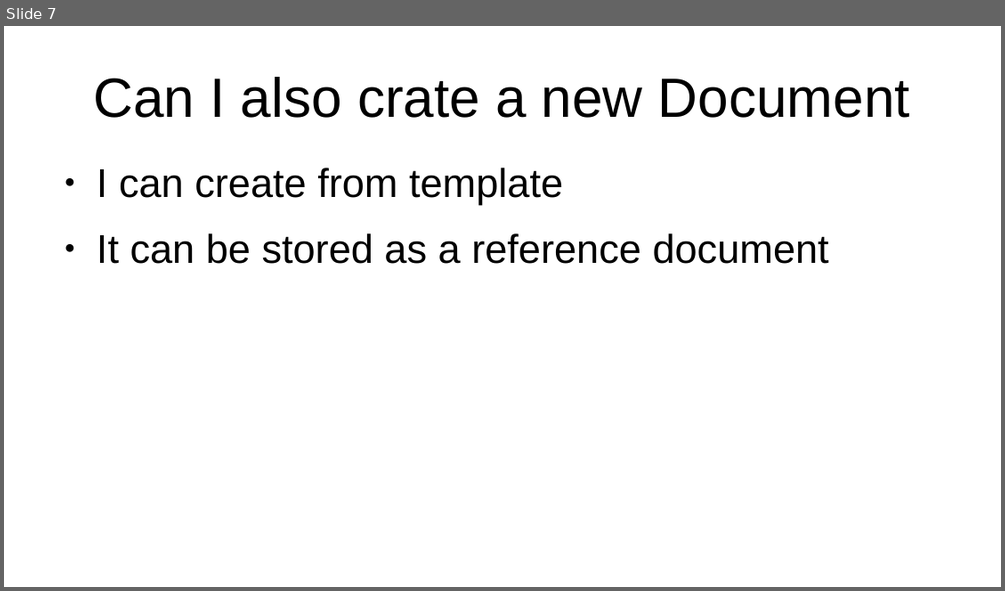
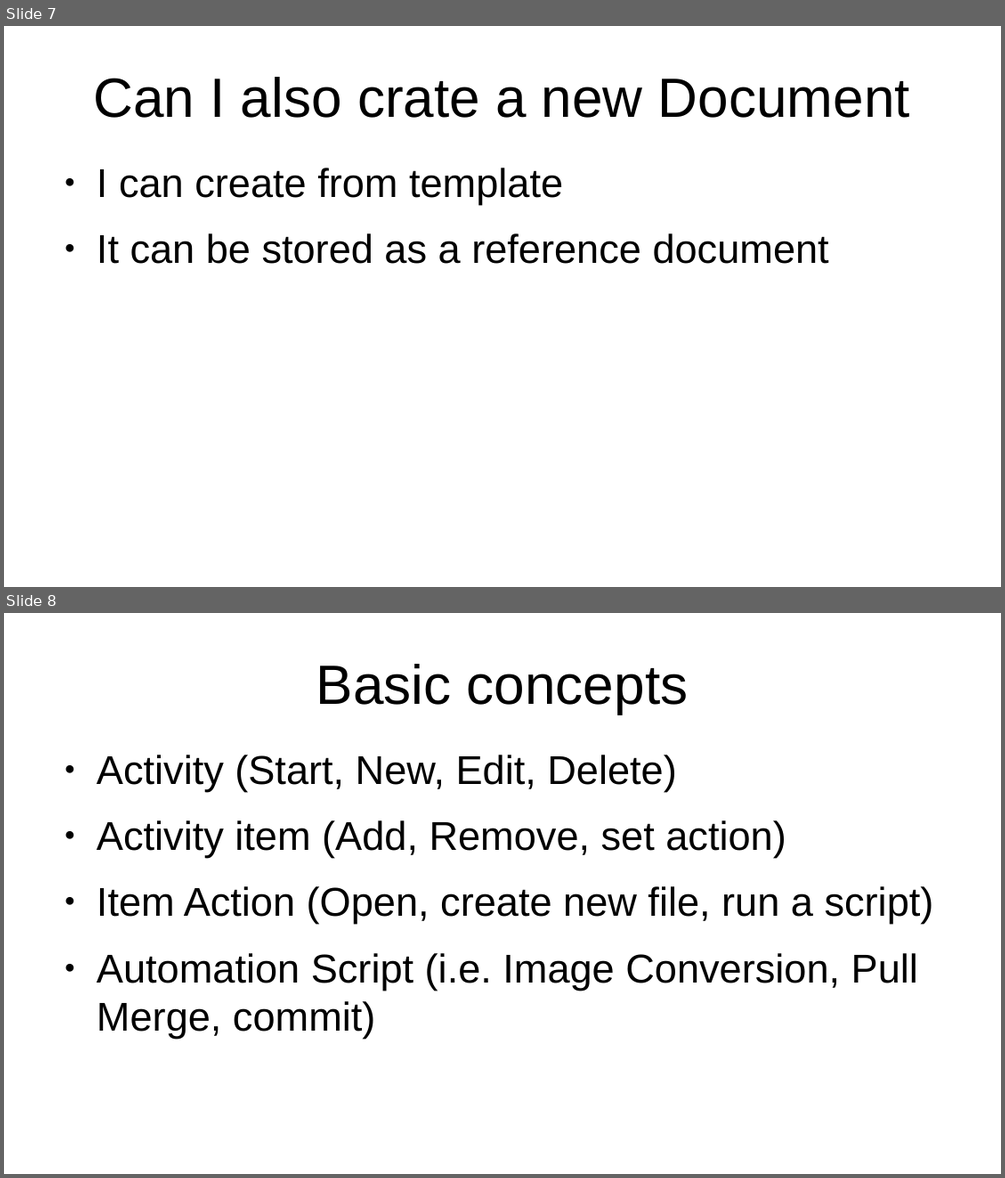
Before and after one commit to g-gualeni/QtWhiteBase, a slide deck: WhiteBase Doc/WhiteBase Stories.odp. Shown one above the other, each under a label of ours: slide 7 before the commit, slides 7 and 8 after it. The pictures are 1005x591 and 1005x1178 pixels, drawn with LibreOffice and Linux fonts; fonts in the diff are those of the drawing. Boxes give left, top, right and bottom in pixels: in the first picture for what was removed or moved away, otherwise in the second. Text is boxed around its words. In the diff, an @@ line names an element or a change of style, - is before the commit and + after.

```diff
--- a/WhiteBase Doc/WhiteBase Stories.odp
+++ b/WhiteBase Doc/WhiteBase Stories.odp
@@ slide 8 added at (4,613,1001,1174), background #FFFFFF @@
@@ title added at (316,664,688,714), 44 pt, text #000000 @@
+Basic concepts
@@ text added at (97,755,934,1038), 32 pt, text #000000 @@
+● Activity (Start, New, Edit, Delete)
+● Activity item (Add, Remove, set action)
+● Item Action (Open, create new file, run a script)
+● Automation Script (i.e. Image Conversion, Pull Merge, commit)
```
Also in this commit, not shown: 5 other slides added, 1 slide removed.
